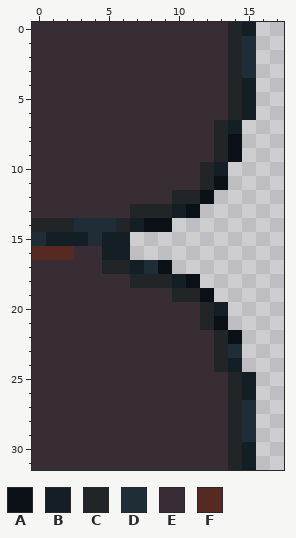
A pixel-art sprite gets an edit: assets/tiles/sewers_wall_12.png. The picture above is the old version.
The file is 32x32 pixels. Shown: x 0..17, y 0..31.
Palette (. is transparent): A #0b1016  B #141f25  C #212528  D #1f2d36  E #382d35  F #562923
Once edited:
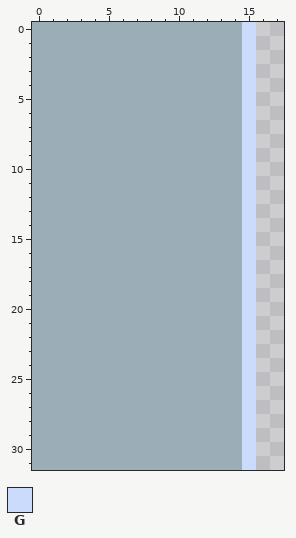
Colours new in this view: G #cbdbfc
What changed:
Colour E changes from #382d35 to #9badb7.
Colour E is added in rows 10 to 11 at x 14; in row 12 at x 13 to 14; in row 13 at x 12 to 14; in row 14 at x 10 to 14; in rows 15 to 16 at x 7 to 14; in row 17 at x 10 to 14.
Colour E is added in row 18 at x 12 to 14; in row 19 at x 13 to 14; in rows 20 to 21 at x 14.
Colour E replaces colour A in rows 8 to 9 at x 14; in row 11 at x 13; in row 12 at x 12; in row 13 at x 11; in row 14 at x 8 to 9; in row 17 at x 9.
Colour E replaces colour A in row 18 at x 11; in row 19 at x 12; in row 21 at x 13; in row 22 at x 14.
Colour E replaces colour B in row 7 at x 14; in row 10 at x 13; in row 13 at x 10; in row 14 at x 7; in row 15 at x 1 to 3 and 5 to 6; in row 16 at x 5 to 6.
Colour E replaces colour B in row 17 at x 7; in row 18 at x 10; in row 20 at x 13; in row 24 at x 14.
Colour E replaces colour C in rows 0 to 6 at x 14; in rows 7 to 9 at x 13; in rows 10 to 11 at x 12; in row 12 at x 10 to 11; in row 13 at x 7 to 9; in row 14 at x 0 to 2 and 6.
Colour E replaces colour C in row 17 at x 5 to 6; in row 18 at x 7 to 9; in row 19 at x 10 to 11; in rows 20 to 21 at x 12; in rows 22 to 24 at x 13; in rows 25 to 31 at x 14.
Colour E replaces colour D in row 14 at x 3 to 5; in row 15 at x 0 and 4; in row 17 at x 8; in row 23 at x 14.
Colour E replaces colour F in row 16 at x 0 to 2.
Colour G is added in rows 7 to 24 at x 15.
Colour G replaces colour B in row 0 at x 15; in rows 4 to 6 at x 15; in rows 25 to 26 at x 15; in rows 30 to 31 at x 15.
Colour G replaces colour D in rows 1 to 3 at x 15; in rows 27 to 29 at x 15.
Boxes around the changes in both pictures, in picture pixels (x1, y1, x2, y2):
changed: (32, 22, 256, 470)
